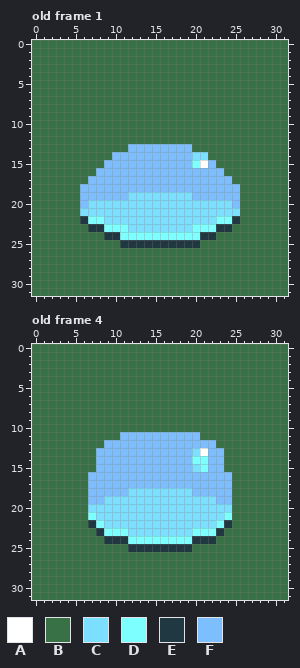
Two states of a animated GIF sprite, workfiles/topdownshooter/blob/spr_blob_walk.gif. This is how it looked before the edit.
The file is 128x128 pixels, drawn in blocks of 4x4; one block is one cell here. Shown: old frame 1, old frame 4. The commit also changed other frames, which this record leaves out.
Palette (. is transparent): A #ffffff  B #387145  C #7ddfff  D #7dffff  E #203841  F #7dbeff
After the commit:
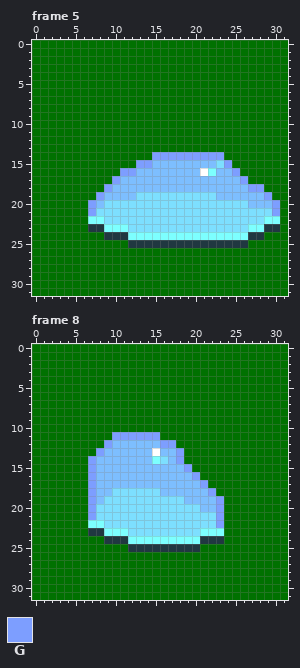
Colours new in this view: G #7d9eff
A new or re-ordered frame is compared with the old frame closest to it.
Message: Added blob animation tests
Edits made:
frames 4 -> 9
colour B: #387145 -> #007100
Frame 5 is new; against old frame 1:
y 13: x 12..19 FFFFFFFF -> BBBBBBBB
y 14: x 10..23 FFFFFFFFFFCCBB -> BBBBBGGGGGGGGG
y 15: x 9..14 FFFFFF -> BBBBGG; x 20..21 DA -> FF; x 23..24 BB -> CG
y 16: x 8..12 FFFFF -> BBBGG; x 21..22 FF -> AD; x 24..25 BB -> FG
y 17: x 7..10 FFFF -> BBBG; x 25..26 BB -> FG
y 18: x 6..9 FFFF -> BBBG; x 26..28 BBB -> FGG
y 19: x 6..8 FFF -> BBG; x 12 C -> F; x 20..22 FFF -> CCC; x 26..29 BBBB -> FFFG
y 20: x 6..8 FCC -> BGF; x 25..30 FBBBBB -> CCFFFG
y 21: x 6..7 CC -> BG; x 26..30 BBBBB -> CCCCG
y 22: x 6 E -> B; x 23..30 DDEBBBBB -> CCCCCCDD
y 23: x 20..30 DDDEEBBBBBB -> CCCCCCCDDEE
y 24: x 11 D -> E; x 21..28 EEBBBBBB -> DDDDDDEE
y 25: x 11 E -> B; x 21..26 BBBBBB -> EEEEEE
Frame 8 is new; against old frame 4:
y 11: x 10..20 BFFFFFFFFFF -> GGGGGGBBBBB
y 12: x 9 F -> G; x 16..22 FFFFFFF -> GGBBBBB
y 13: x 8 F -> G; x 15 F -> A; x 18..23 FFCAFF -> GBBBBB
y 14: x 7 B -> G; x 15..16 FF -> DC; x 18..23 FFDDFF -> GBBBBB
y 15: x 7 B -> G; x 19..23 FCDFF -> GBBBB
y 16: x 7 F -> G; x 20..24 FFFFF -> GBBBB
y 17: x 7 F -> G; x 21..24 FFFF -> GBBB
y 18: x 7 F -> G; x 10..11 FF -> CC; x 16..19 CCCC -> FFFF; x 22..24 FFF -> GBB
y 19: x 7 F -> G; x 19..24 CCCCFF -> FFFFGB
y 20: x 7 C -> G; x 21..24 CCCC -> FFGB
y 21: x 7 D -> G; x 23..24 CD -> GB
y 22: x 7 E -> D; x 23..24 DE -> GB
y 23: x 7 B -> E; x 20 D -> C; x 23 E -> D
y 24: x 20 E -> D; x 23 B -> E
y 25: x 20 B -> E
Changed places in both pictures, as pixel boxes (x1, y1, x2, y2):
changed: (32, 40, 288, 296)
changed: (32, 344, 288, 600)
